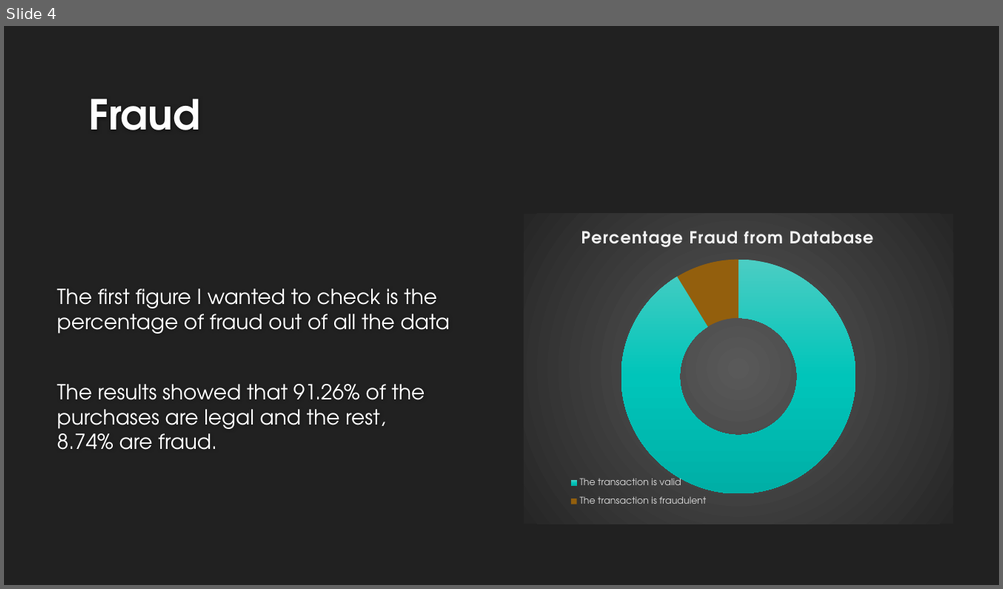
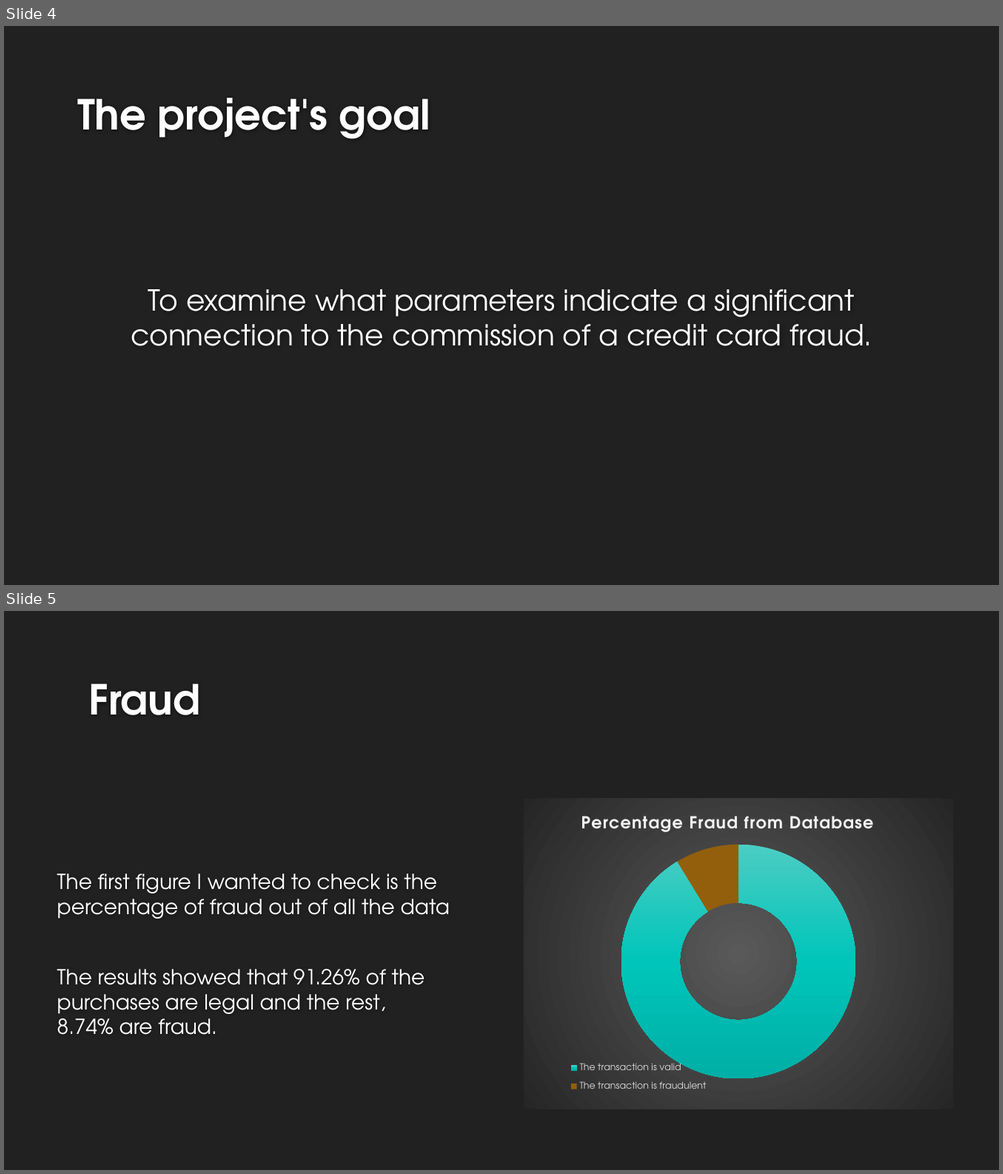
Before and after one commit to hadari-kimchi/fraud, a slide deck: Credit Card Fraud Detection.pptx. Shown one above the other, each under a label of ours: slide 4 before the commit, slides 4 and 5 after it. The pictures are 1003x589 and 1003x1174 pixels, drawn with LibreOffice and Linux fonts; fonts in the diff are those of the drawing; background and template pictures are left out. Boxes give left, top, right and bottom in pixels: in the first picture for what was removed or moved away, otherwise in the second. Text is boxed around its words. In the diff, an @@ line names an element or a change of style, - is before the commit and + after.

```diff
--- a/Credit Card Fraud Detection.pptx
+++ b/Credit Card Fraud Detection.pptx
@@ slide 4 added at (4, 26, 999, 585), background #212121 @@
@@ title added at (77, 98, 430, 139), 40 pt, text #FEFEFE, bold @@
+The project's goal
@@ text added at (131, 289, 872, 346), 28 pt, text #FFFFFF @@
+To examine what parameters indicate a significant connection to the commission of a credit card fraud.
@@ what was slide 4 is now slide 5 @@
```
Also in this commit, not shown: 2 other files.
